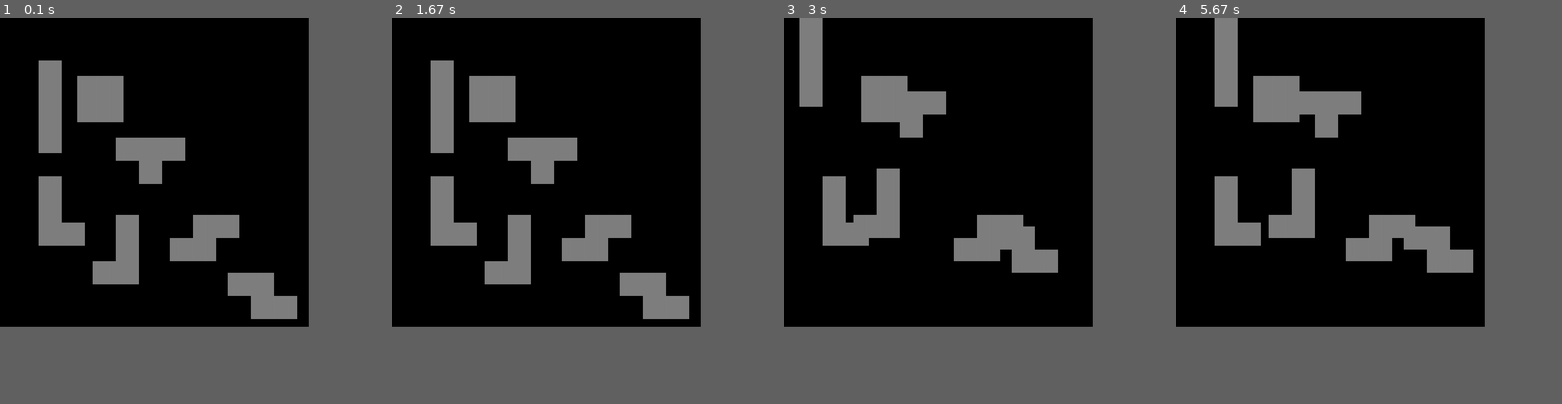
Above: before the commit, frames 1-4 (left to right).
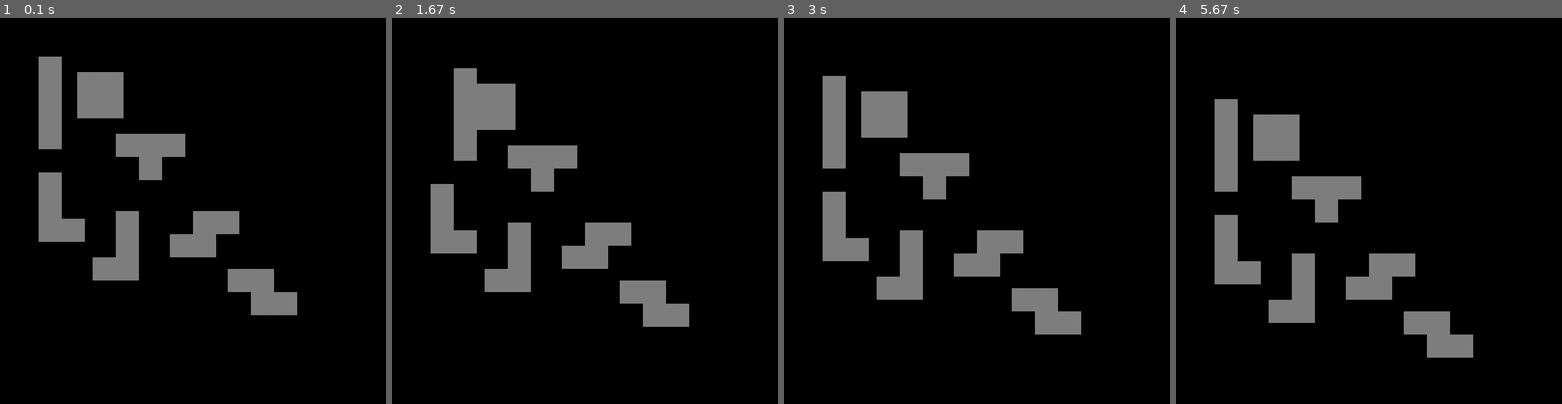
Above: after the commit, the same moments.

Repository: coolryan/TetrisGameWithPygame
Game: pygame game, started from src/main.py
The game is run twice, just before and just after one commit, with the same random seed, the same clock (stepped at 60 frames per second) and the same inputs.
Inputs:
- Up to frame 1 (0.1 s): no input
- Up to frame 2 (1.67 s): hold Right 0.33-0.8 s; hold Left from 1.33 s (still down)
- Up to frame 3 (3 s): release Left at 1.93 s; hold Down 1.97-2.73 s; hold Left from 2.77 s (still down)
- Up to frame 4 (5.67 s): release Left at 3.73 s; hold Right 3.77-4.83 s
In our replay, the window is 720x720 before the commit and 900x900 after it. These sizes can differ from the game's own. Grey fills any space a smaller window leaves; there, only what the larger window draws over its background counts as a difference.

The runs differ from the first frame. In frame 1, 1.9% of the frame differs, in the area x 10-77%, y 10-78%; in frame 2, 6.2%; in frame 3, 13%; in frame 4, 17%, in the area x 10-77%, y 0-88%.

Commit message:
resolved the left border of screen where no block can't go beyond, however right side border of screen seem having an issue consider that the block went half way over the edge and the down key seems not to be working at all.

Diff:
--- a/src/main.py
+++ b/src/main.py
@@ -90,10 +90,8 @@
 			temp = coord[0]
 			listOfNumbers.append(temp)
 
-		maximum = max(listOfNumbers)
-
-		totalMax = maximum - self.width
-		return totalMax
+		minimum = min(listOfNumbers)
+		return minimum
 
 	# get right method
 	def getRight(self):
@@ -127,6 +125,7 @@
 		self.state, self.field = "start", []
 		self.height, self.width = height, width
 		self.zoom, self.figure = 20, None
+		self.speed = 10
 
 		for h in range(height):
 			new_line = []
@@ -139,76 +138,69 @@
 		self.figures = [
 			Figure(100, 100, 60, 60, I_TETROMINO, True),
 			Figure(200, 200, 60, 60, O_TETROMINO),
-			Figure(300, 300, 60, 60, T_TETROMINO, True),
+			Figure(300, 300, 60, 60, T_TETROMINO),
 			Figure(100, 400, 60, 60, L_TETROMINO),
-			Figure(300, 500, 60, 60, J_TETROMINO, True),
+			Figure(300, 500, 60, 60, J_TETROMINO),
 			Figure(500, 500, 60, 60, S_TETROMINO),
-			Figure(650, 650, 60, 60, Z_TETROMINO, True)
+			Figure(650, 650, 60, 60, Z_TETROMINO)
 		]
 
 	# draw method
 	def draw(self, screen):
-		for trs in self.figures:
-			trs.draw(screen)
+		for fig in self.figures:
+			fig.draw(screen)
+
+	def deactivate(self):
+		for fg in self.figures:
+			if fg.state == "stop" and fg.isActive:
+				fg.isActive = False
 
 	# move method
 	def move(self):
-		for trs in self.figures:
-			if trs.state == "start":
+		for fig in self.figures:
+			if fig.state == "start":
 				coordListTemp = []
 
-				for coord in trs.coordList:
-					coordListTemp.append((coord[0], coord[1]+10))
-
-				trs.coordList = coordListTemp
-			else:
-				print("Figure stop")
-
-			if trs.getLeft() <= self.width:
-				trs.state = "stop"
-			elif trs.getRight() >= self.width:
-				trs.state = "stop"
-			elif trs.getBottom() >= self.height:
-				trs.state = "stop"
+				for coord in fig.coordList:
+					coordListTemp.append((coord[0], coord[1]+self.speed))
+
+				fig.coordList = coordListTemp
+
+			if fig.getBottom() >= self.height:
+				fig.state = "stop"
 
 	# leftMove method
 	def leftMove(self):
-		print("Was this move left")
-
-		for fig in self.figures:
-			if fig.isActive:
+		for fig in self.figures:
+			if fig.isActive and fig.getLeft() >= 0:
 				coordListTemp = []
+				moveAmount = fig.width if fig.getLeft() >= fig.width else fig.getLeft()
+				print(f'x:{fig.getLeft()} width: {fig.width} amount of move: {moveAmount}')
 				for coord in fig.coordList:
-					coordListTemp.append((coord[0]-fig.width, coord[1]))
+					coordListTemp.append((coord[0]-moveAmount, coord[1]))
 				fig.coordList = coordListTemp
-
-				print("Was this move left")
 
 	# rightMove method
 	def rightMove(self):
-		print("Was this move right")
-
-		for fig in self.figures:
-			if fig.isActive:
+		for fig in self.figures:
+			if fig.isActive and fig.getRight() <= self.width:
 				coordListTemp = []
+				moveAmount = fig.width if fig.getRight() <= fig.width else fig.getRight()
+				print(f'x:{fig.getRight()} width: {fig.width} amount of move: {moveAmount}')
 				for coord in fig.coordList:
 					coordListTemp.append((coord[0]+fig.width, coord[1]))
 				fig.coordList = coordListTemp
 
-				print("Was this move right")
-
 	# downMove method
 	def downMove(self):
-		print("Was this move down")
-
-		for fig in self.figures:
-			if fig.isActive:
+		for fig in self.figures:
+			if fig.isActive and fig.getBottom() >= self.height:
 				coordListTemp = []
+				moveAmount = fig.width if fig.getBottom() >= fig.height else fig.getBottom()
+				print(f'x:{fig.getBottom()} width: {fig.width} amount of move: {moveAmount}')
 				for coord in fig.coordList:
-					coordListTemp.append((coord[0], coord[1]-fig.height))
+					coordListTemp.append((coord[0], coord[1]+fig.height))
 				fig.coordList = coordListTemp
-
-				print("Was this move down")
 
 	# rotate method
 	def rotate(self):
@@ -220,7 +212,7 @@
 	pygame.init()
 
 	# define size by width & height
-	size = (800, 800)
+	size = (1000, 1000)
 
 	# screen window
 	screen = pygame.display.set_mode((size))
@@ -251,6 +243,9 @@
 
 		# call draw
 		game.draw(screen)
+
+		# call deactive
+		game.deactivate()
 
 		# call move
 		game.move()
@@ -298,6 +293,8 @@
 		# pygame update
 		pygame.display.update()
 
+		time.sleep(.5)
+
 	# quit
 	pygame.quit()
 	sys.exit(0)
